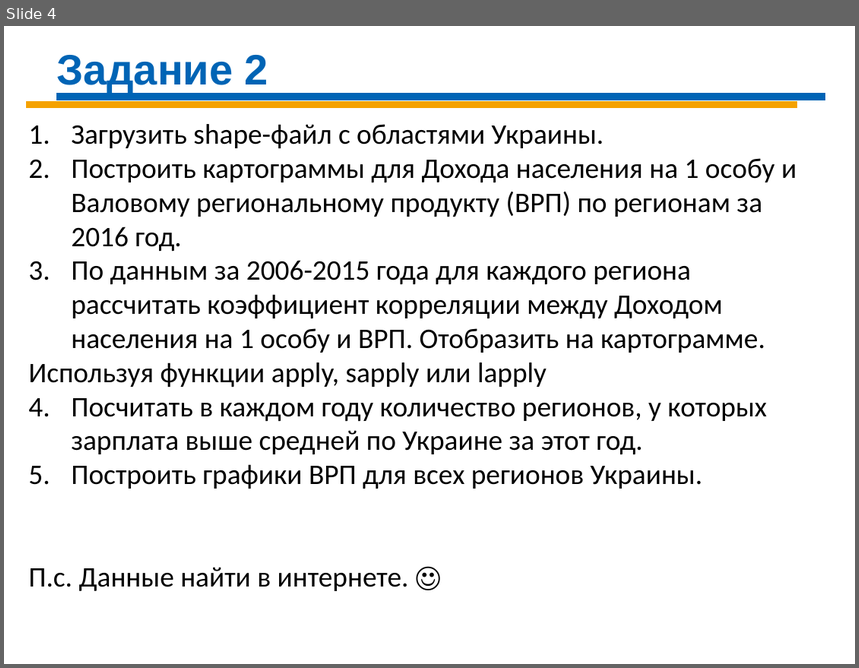
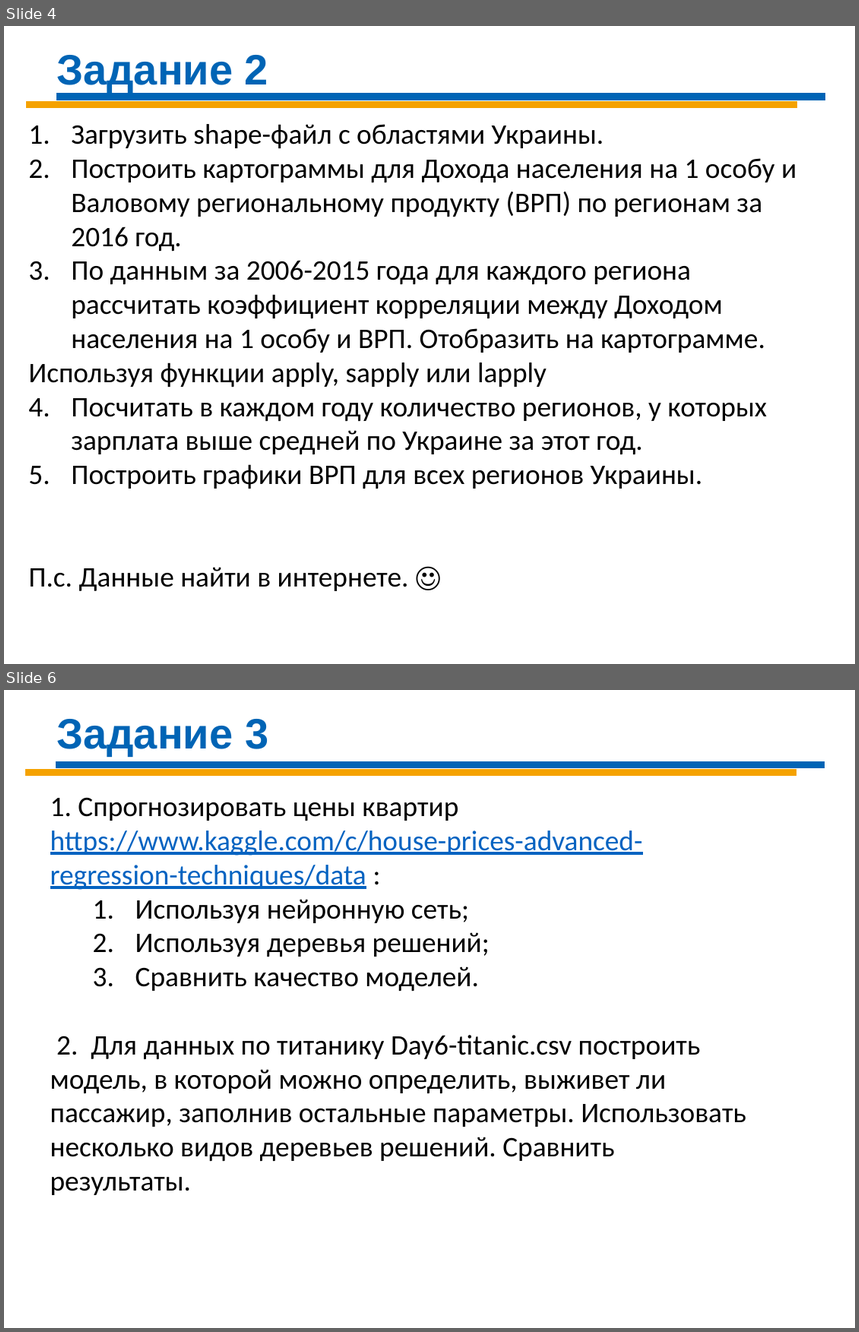
Before and after one commit to Demolis/Infopulse, a slide deck: DS_Sat_2020/DS-Day-10 R.pptx. Shown one above the other, each under a label of ours: slide 4 before the commit, slides 4 and 6 after it; the slides between them are not shown. The pictures are 859x668 and 859x1332 pixels, drawn with LibreOffice and Linux fonts; fonts in the diff are those of the drawing. Boxes give left, top, right and bottom in pixels: in the first picture for what was removed or moved away, otherwise in the second. Text is boxed around its words. In the diff, an @@ line names an element or a change of style, - is before the commit and + after.

```diff
--- a/DS_Sat_2020/DS-Day-10 R.pptx
+++ b/DS_Sat_2020/DS-Day-10 R.pptx
@@ slide 6 added at (4,690,855,1328), background #FFFFFF @@
@@ text added at (56,719,268,755), 36 pt, text #0064B5, bold @@
+Задание 3
@@ line added from (25, 773) to (797, 773), #F5A200 6 pt @@
@@ line added from (55, 765) to (825, 765), #0064B5 6 pt @@
@@ text added at (50,797,747,1195), 24 pt, text #000000 @@
+1. Спрогнозировать цены квартир https://www.kaggle.com/c/house-prices-advanced-regression-techniques/data :
+  1. Используя нейронную сеть;
+  2. Используя деревья решений;
+  3. Сравнить качество моделей.
+2. Для данных по титанику Day6-titanic.csv построить модель, в которой можно определить, выживет ли пассажир, заполнив остальные параметры. Использовать несколько видов деревьев решений. Сравнить результаты.
```
Also in this commit, not shown: 1 other slide added, 4 other files.
